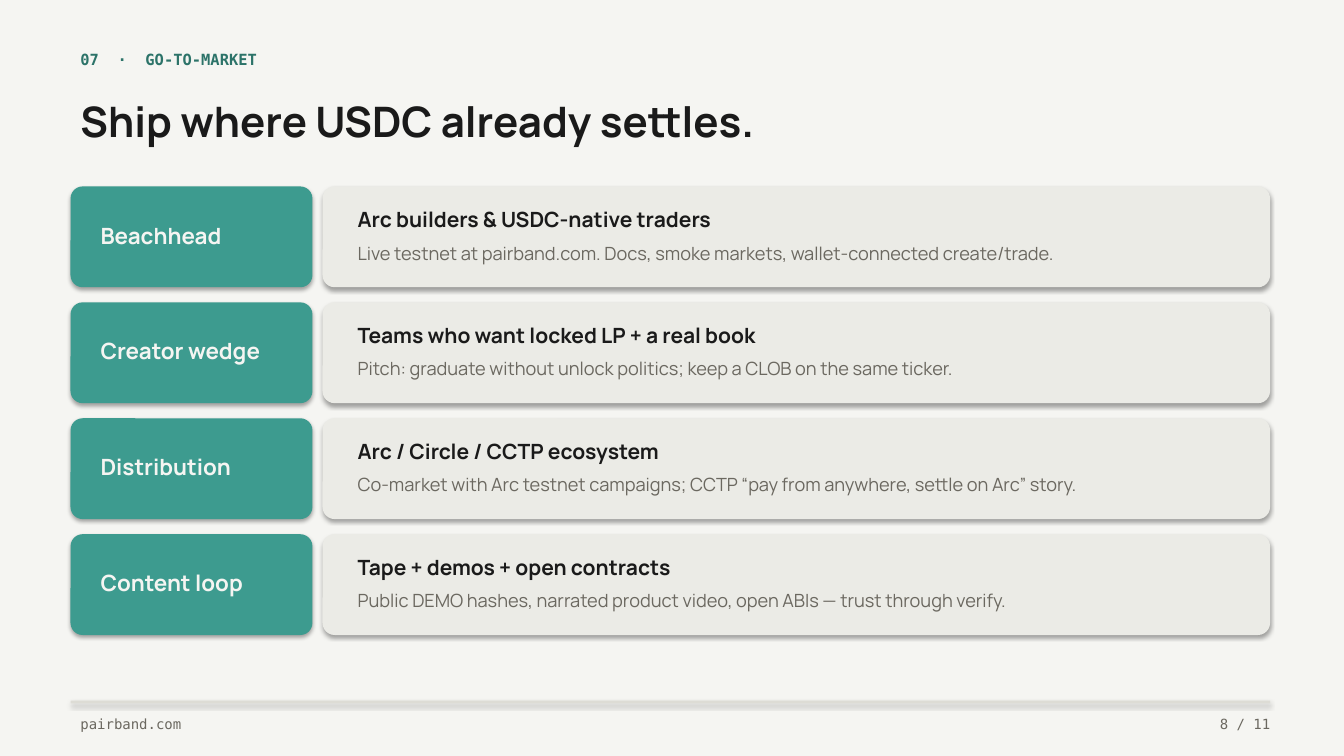
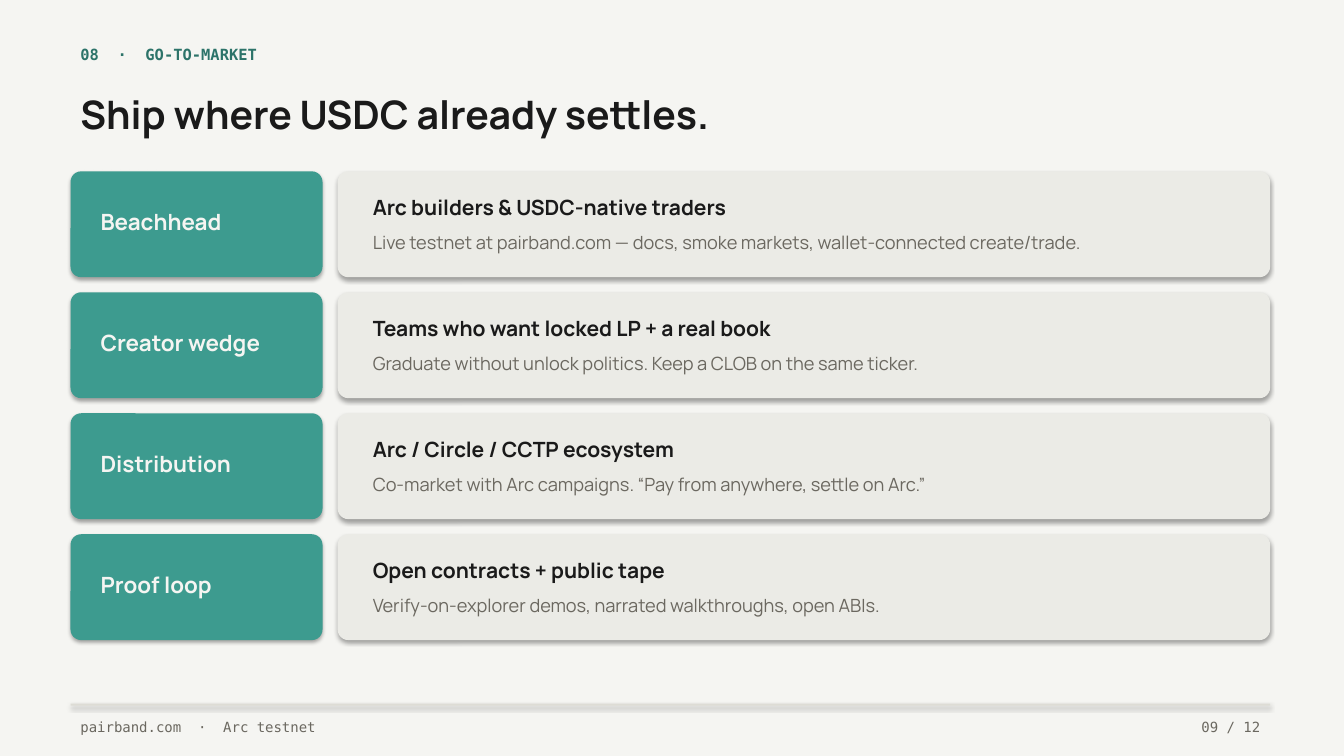
Before and after one commit to kunaldrall29/pairband-reimagine, a slide deck: slide 9 of docs/pitch/Pairband-Pitch-Deck.pptx (slide 8 before the commit). Drawn at 1344x756 pixels with LibreOffice and Linux fonts; fonts in the diff are those of the drawing. Boxes give left, top, right and bottom in pixels: in the first picture for what was removed or moved away, otherwise in the second. Text is boxed around its words. In the diff, an @@ line names an element or a change of style, - is before the commit and + after.

```diff
--- a/docs/pitch/Pairband-Pitch-Deck.pptx
+++ b/docs/pitch/Pairband-Pitch-Deck.pptx
@@ text at [80,48,256,60]: text changed @@
-07 · GO-TO-MARKET
+08 · GO-TO-MARKET
@@ text "Ship where USDC already settles." at [80,100,709,139]: size 30 to 28 pt; less space between paragraphs @@
@@ proportions changed in 8 elements at [338,534,1270,640], [338,413,1270,519], [71,534,323,640], [71,413,323,519], [338,292,1270,398], [71,292,323,398], [338,171,1270,277], [71,171,323,277] @@
@@ rounded rectangle: place and size @@
-rounded rectangle at [71,187,313,287]
+rounded rectangle at [71,171,323,277]
@@ rounded rectangle: place and size @@
-rounded rectangle at [323,187,1270,287]
+rounded rectangle at [338,171,1270,277]
@@ less space between paragraphs in 6 elements at [373,441,674,462], [101,455,231,473], [373,320,770,337], [101,334,260,357], [373,199,726,216], [101,214,222,231] @@
@@ text "Beachhead": place and size @@
-text "Beachhead" at [101,228,222,245]
+text "Beachhead" at [101,214,222,231]
@@ text "Arc builders & USDC-native traders": place and size @@
-text "Arc builders & USDC-native traders" at [358,211,711,228]
+text "Arc builders & USDC-native traders" at [373,199,726,216]
@@ text at [373,235,1081,254]: text changed @@
-Live testnet at pairband.com. Docs, smoke markets, wallet-connected create/trade.
+Live testnet at pairband.com — docs, smoke markets, wallet-connected create/trade.
@@ rounded rectangle: place and size @@
-rounded rectangle at [71,302,313,403]
+rounded rectangle at [71,292,323,398]
@@ rounded rectangle: place and size @@
-rounded rectangle at [323,302,1270,403]
+rounded rectangle at [338,292,1270,398]
@@ text "Creator wedge": place and size @@
-text "Creator wedge" at [101,342,260,365]
+text "Creator wedge" at [101,334,260,357]
@@ text "Teams who want locked LP ...": place and size @@
-text "Teams who want locked LP ..." at [358,327,755,344]
+text "Teams who want locked LP ..." at [373,320,770,337]
@@ text at [373,356,918,375]: text changed @@
-Pitch: graduate without unlock politics; keep a CLOB on the same ticker.
+Graduate without unlock politics. Keep a CLOB on the same ticker.
@@ rounded rectangle: place and size @@
-rounded rectangle at [71,418,313,519]
+rounded rectangle at [71,413,323,519]
@@ rounded rectangle: place and size @@
-rounded rectangle at [323,418,1270,519]
+rounded rectangle at [338,413,1270,519]
@@ text "Arc / Circle / CCTP ...": place and size @@
-text "Arc / Circle / CCTP ..." at [358,443,659,464]
+text "Arc / Circle / CCTP ..." at [373,441,674,462]
@@ text at [373,477,925,496]: text changed @@
-Co-market with Arc testnet campaigns; CCTP “pay from anywhere, settle on Arc” story.
+Co-market with Arc campaigns. “Pay from anywhere, settle on Arc.”
@@ rounded rectangle: place and size @@
-rounded rectangle at [71,534,313,635]
+rounded rectangle at [71,534,323,640]
@@ rounded rectangle: place and size @@
-rounded rectangle at [323,534,1270,635]
+rounded rectangle at [338,534,1270,640]
@@ text at [373,562,665,583]: text changed @@
-Tape + demos + open contracts
+Open contracts + public tape
@@ text at [101,576,212,599]: text changed @@
-Content loop
+Proof loop
@@ text at [373,598,880,617]: text changed @@
-Public DEMO hashes, narrated product video, open ABIs — trust through verify.
+Verify-on-explorer demos, narrated walkthroughs, open ABIs.
@@ text removed at [1220,718,1270,729] @@
-8 / 11
@@ text at [80,721,316,735]: text changed @@
-pairband.com
+pairband.com · Arc testnet
@@ text added at [1201,721,1260,732], 10 pt, text #6B6860 @@
+09 / 12
```
Also in this commit, not shown: 9 other slides changed, 2 slides added, 1 slide removed, 1 other file.
